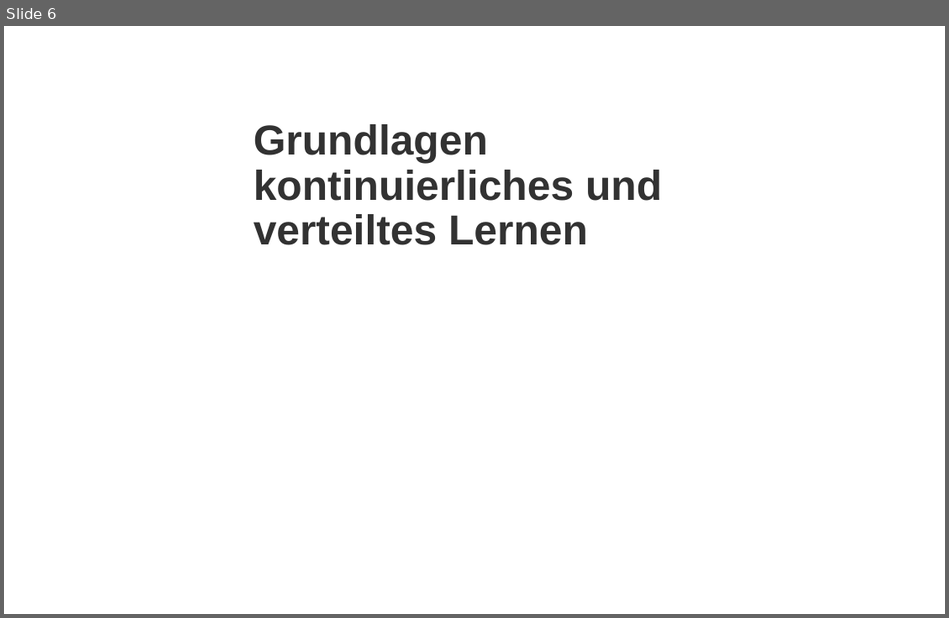
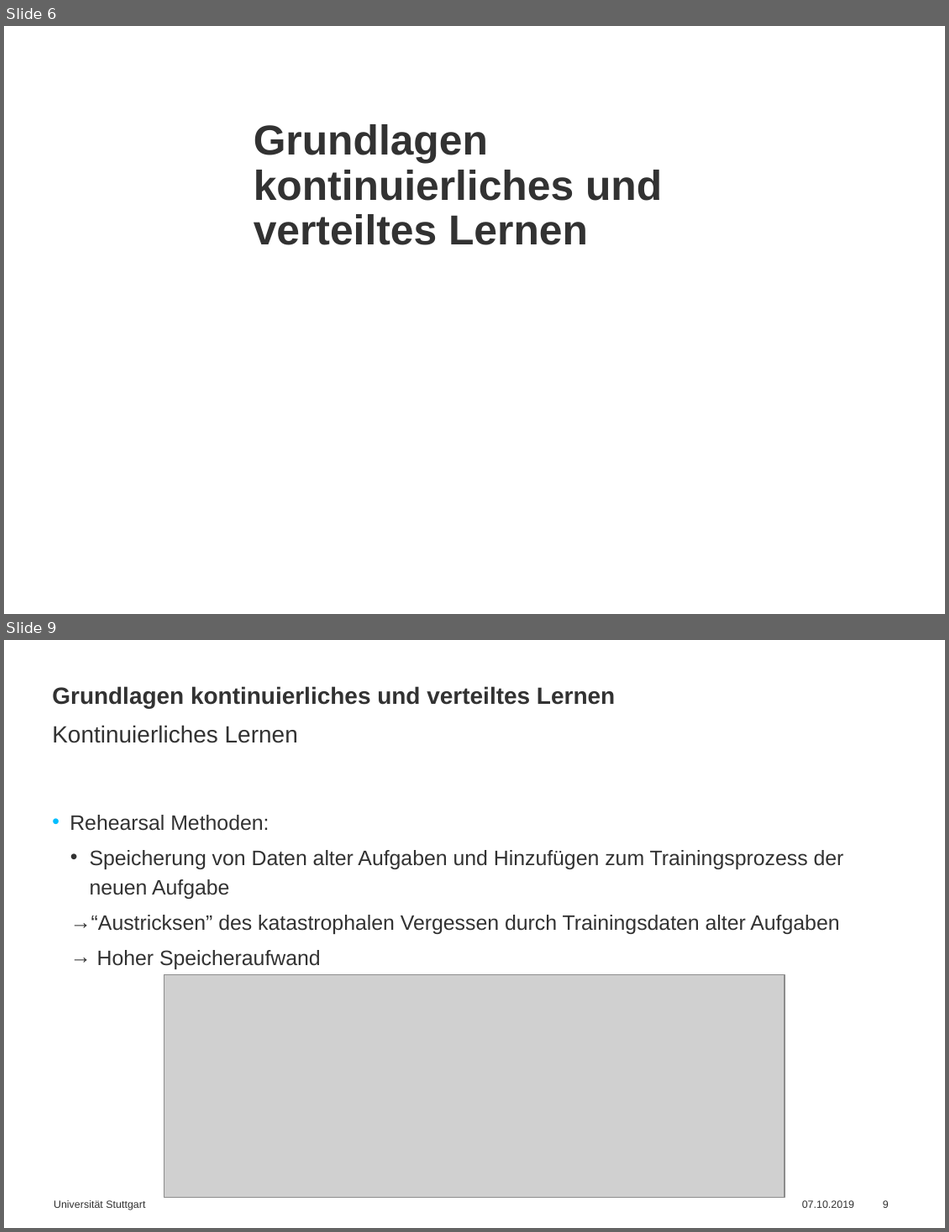
Before and after one commit to simonbuerste/Masterarbeit, a slide deck: Praesentationen/Abschlussvortrag.pptx. Shown one above the other, each under a label of ours: slide 6 before the commit, slides 6 and 9 after it; the slides between them are not shown. The pictures are 949x618 and 949x1232 pixels, drawn with LibreOffice and Linux fonts; fonts in the diff are those of the drawing; grey boxes stand for pictures; background and template pictures are left out. Boxes give left, top, right and bottom in pixels: in the first picture for what was removed or moved away, otherwise in the second. Text is boxed around its words. In the diff, an @@ line names an element or a change of style, - is before the commit and + after.

```diff
--- a/Praesentationen/Abschlussvortrag.pptx
+++ b/Praesentationen/Abschlussvortrag.pptx
@@ slide 9 added at [4,640,945,1228], background #FFFFFF @@
@@ title added at [52,686,615,708], 18 pt, text #323232, bold @@
+Grundlagen kontinuierliches und verteiltes Lernen
@@ text added at [52,725,298,743], 18 pt, text #323232 @@
+Kontinuierliches Lernen
@@ text added at [70,815,844,969], 16 pt, text #323232 @@
+• Rehearsal Methoden:
+  • Speicherung von Daten alter Aufgaben und Hinzufügen zum Trainingsprozess der neuen Aufgabe
+  → “Austricksen” des katastrophalen Vergessen durch Trainingsdaten alter Aufgaben
+  → Hoher Speicheraufwand
@@ picture added at [164,975,784,1198] @@
@@ text added at [54,1200,145,1210], 8 pt, text #323232 @@
+Universität Stuttgart
@@ text added at [802,1200,854,1208], 8 pt, text #323232 @@
+07.10.2019
@@ page number added at [883,1200,889,1208], 8 pt, text #323232 @@
+9
```
Also in this commit, not shown: 16 slides changed, 5 other slides added, 1 other file.
